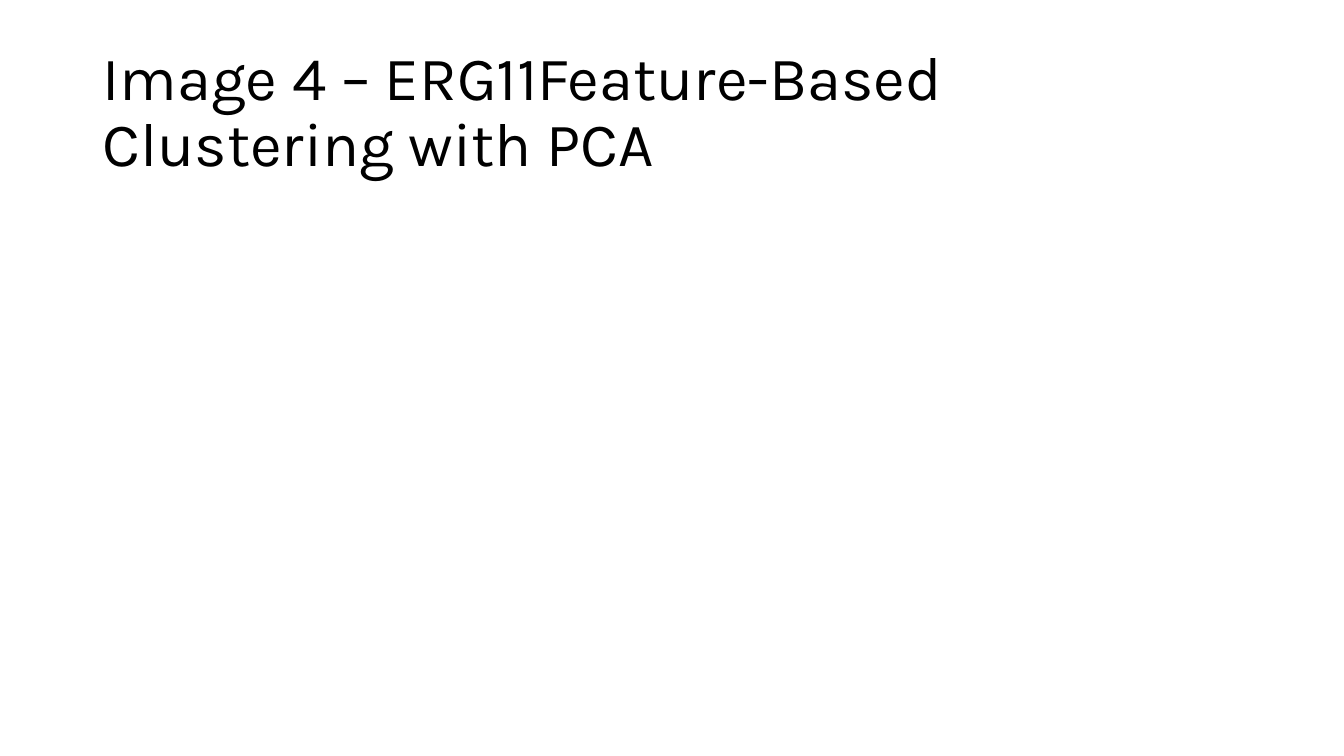
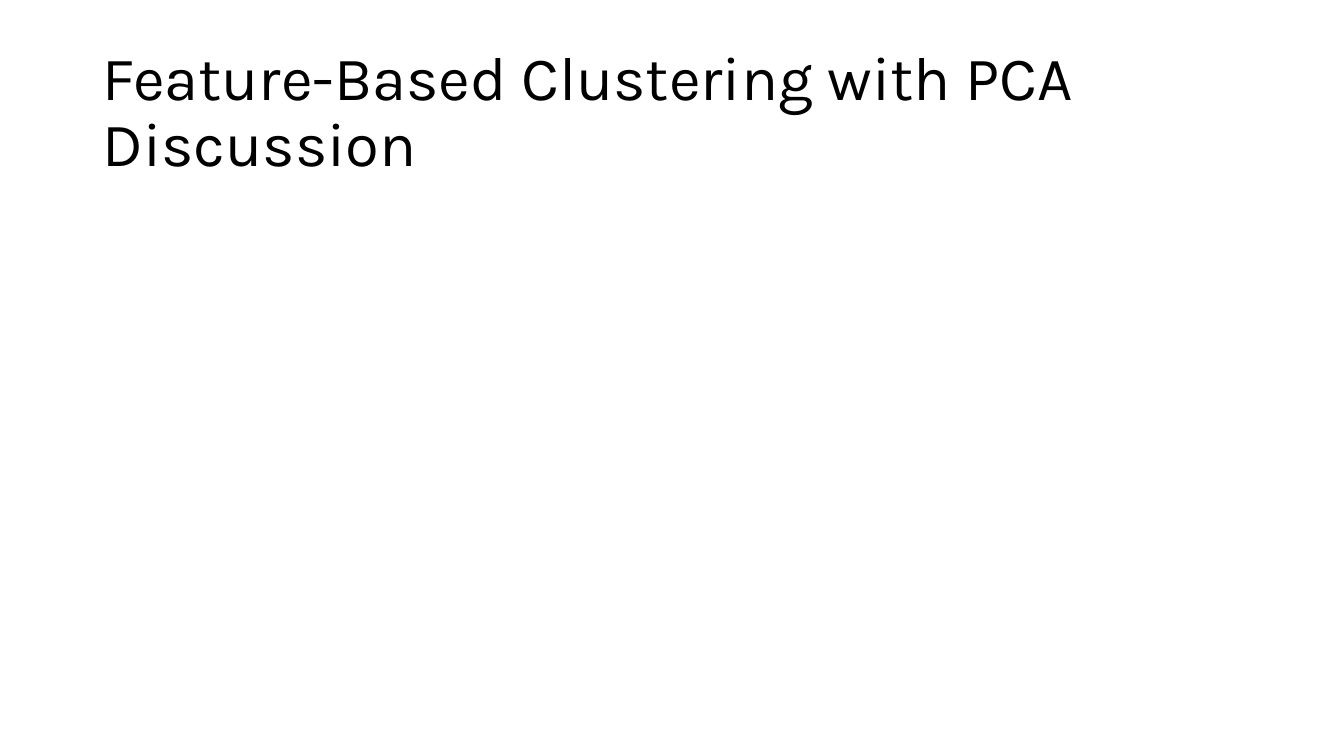
Before and after one commit to snsaiphoo/binf6210_assignment4, a slide deck: slide 12 of doc/Candida Comparison.pptx (slide 10 before the commit). Drawn at 1344x756 pixels with LibreOffice and Linux fonts; fonts in the diff are those of the drawing. Boxes give left, top, right and bottom in pixels: in the first picture for what was removed or moved away, otherwise in the second. Text is boxed around its words. In the diff, an @@ line names an element or a change of style, - is before the commit and + after.

```diff
--- a/doc/Candida Comparison.pptx
+++ b/doc/Candida Comparison.pptx
@@ title at bbox=[102, 57, 1073, 167]: text changed @@
-Image 4 – ERG11Feature-Based Clustering with PCA
+Feature-Based Clustering with PCA Discussion
```
Also in this commit, not shown: 8 other slides changed, 11 slides added, 1 slide removed, 18 other files.
